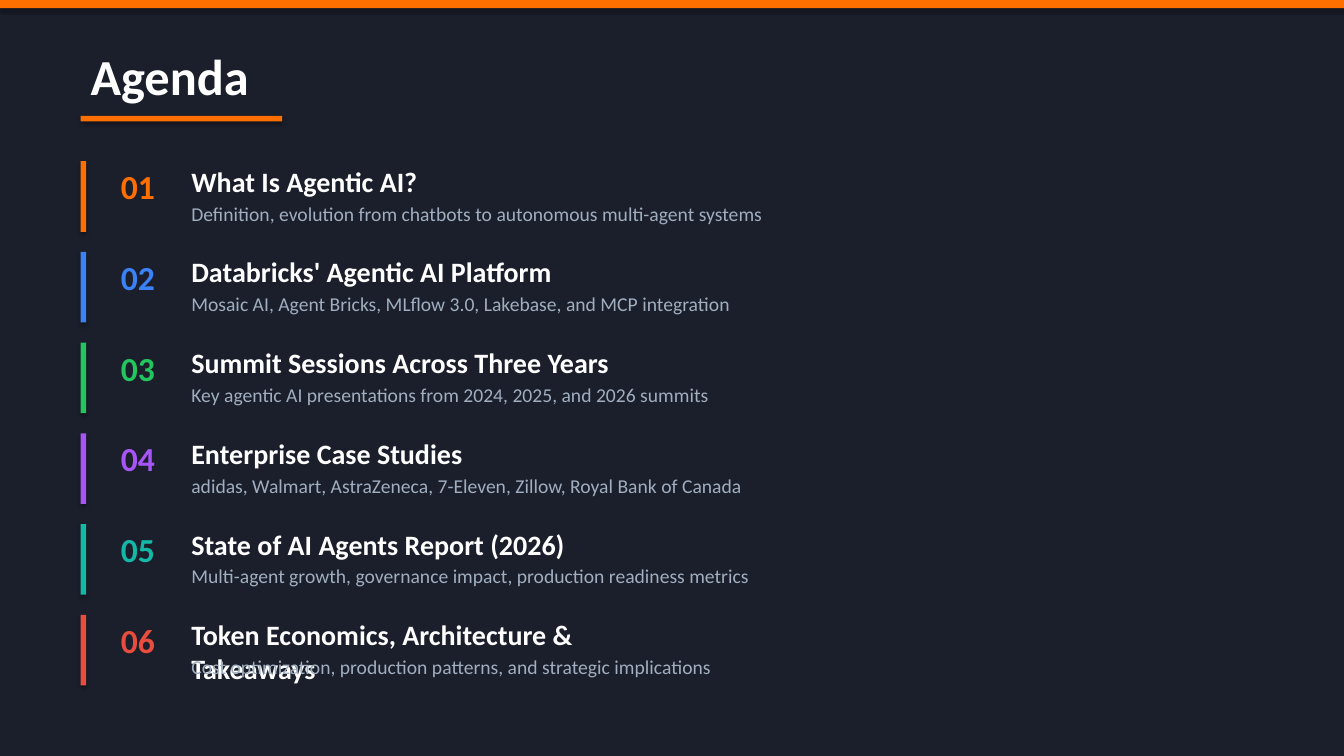
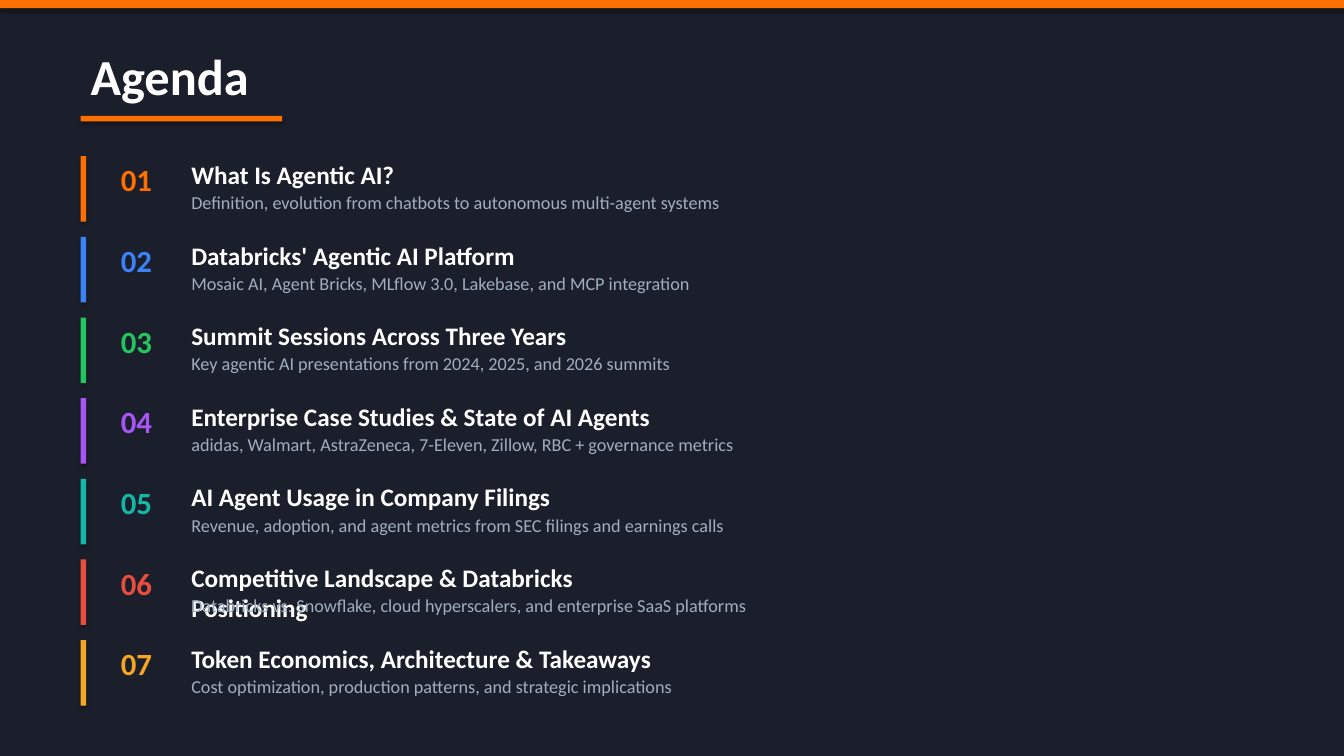
Before and after one commit to ms4674/Equity-research, a slide deck: slide 2 of agentic_ai_databricks_presentation.pptx. Drawn at 1344x756 pixels with LibreOffice and Linux fonts; fonts in the diff are those of the drawing. Boxes give left, top, right and bottom in pixels: in the first picture for what was removed or moved away, otherwise in the second. Text is boxed around its words. In the diff, an @@ line names an element or a change of style, - is before the commit and + after.

```diff
--- a/agentic_ai_databricks_presentation.pptx
+++ b/agentic_ai_databricks_presentation.pptx
@@ rectangle: place and size @@
-rectangle at [81,161,87,232]
+rectangle at [81,156,87,222]
@@ text "Definition, evolution from chatbots to ...": place and size @@
-text "Definition, evolution from chatbots to ..." at [191,207,762,225]
+text "Definition, evolution from chatbots to ..." at [191,196,719,212]
@@ rectangle: place and size @@
-rectangle at [81,252,87,323]
+rectangle at [81,237,87,302]
@@ text "02": place and size @@
-text "02" at [121,268,155,291]
+text "02" at [121,252,152,272]
@@ text "Databricks' Agentic AI Platform": place and size @@
-text "Databricks' Agentic AI Platform" at [191,262,552,287]
+text "Databricks' Agentic AI Platform" at [191,247,514,270]
@@ text "Mosaic AI, Agent Bricks, MLflow ...": place and size @@
-text "Mosaic AI, Agent Bricks, MLflow ..." at [191,297,729,315]
+text "Mosaic AI, Agent Bricks, MLflow ..." at [191,277,690,293]
@@ rectangle: place and size @@
-rectangle at [81,343,87,413]
+rectangle at [81,318,87,383]
@@ text "03": place and size @@
-text "03" at [121,359,155,381]
+text "03" at [121,333,152,353]
@@ text "Summit Sessions Across Three Years": place and size @@
-text "Summit Sessions Across Three Years" at [191,353,609,374]
+text "Summit Sessions Across Three Years" at [191,327,566,345]
@@ text "Key agentic AI presentations from ...": place and size @@
-text "Key agentic AI presentations from ..." at [191,388,708,406]
+text "Key agentic AI presentations from ..." at [191,357,670,373]
@@ rectangle: place and size @@
-rectangle at [81,434,87,504]
+rectangle at [81,398,87,464]
@@ text "04": place and size @@
-text "04" at [121,449,155,472]
+text "04" at [121,413,152,433]
@@ text at [191,408,650,431]: text changed; size 20 to 18 pt @@
-Enterprise Case Studies
+Enterprise Case Studies & State of AI Agents
@@ text at [191,438,733,454]: text changed; size 14 to 13 pt @@
-adidas, Walmart, AstraZeneca, 7-Eleven, Zillow, Royal Bank of Canada
+adidas, Walmart, AstraZeneca, 7-Eleven, Zillow, RBC + governance metrics
@@ rectangle: place and size @@
-rectangle at [81,524,87,595]
+rectangle at [81,479,87,544]
@@ text "05": place and size @@
-text "05" at [121,540,155,562]
+text "05" at [121,494,152,514]
@@ text at [191,488,550,511]: text changed; size 20 to 18 pt @@
-State of AI Agents Report (2026)
+AI Agent Usage in Company Filings
@@ text at [191,519,724,535]: text changed; size 14 to 13 pt @@
-Multi-agent growth, governance impact, production readiness metrics
+Revenue, adoption, and agent metrics from SEC filings and earnings calls
@@ rectangle: place and size @@
-rectangle at [81,615,87,686]
+rectangle at [81,560,87,625]
@@ size 24 to 22 pt in 6 elements at [121,171,152,192], [121,252,152,272], [121,333,152,353], [121,413,152,433], [121,494,152,514], [121,574,152,596] @@
@@ text "06": place and size @@
-text "06" at [121,630,155,654]
+text "06" at [121,574,152,596]
@@ text added at [191,569,572,622], 18 pt, text #FFFFFF, bold @@
+Competitive Landscape & Databricks Positioning
@@ text added at [191,598,746,618], 13 pt, text #A0AEC0 @@
+Databricks vs. Snowflake, cloud hyperscalers, and enterprise SaaS platforms
@@ rectangle added at [81,640,87,706], fill #F5A623 @@
@@ text added at [121,655,152,676], 22 pt, text #F5A623, bold @@
+07
@@ size 20 to 18 pt in 4 elements at [191,166,395,189], [191,247,514,270], [191,327,566,345], [191,650,651,672] @@
@@ text "Token Economics, Architecture & Takeaways": place and size @@
-text "Token Economics, Architecture & Takeaways" at [191,625,546,684]
+text "Token Economics, Architecture & Takeaways" at [191,650,651,672]
@@ size 14 to 13 pt in 4 elements at [191,196,719,212], [191,277,690,293], [191,357,670,373], [191,680,672,696] @@
@@ text "Cost optimization, production patterns, and ...": place and size @@
-text "Cost optimization, production patterns, and ..." at [191,658,710,680]
+text "Cost optimization, production patterns, and ..." at [191,680,672,696]
```
Also in this commit, not shown: 1 other slide changed, 4 slides added, 1 other file.
